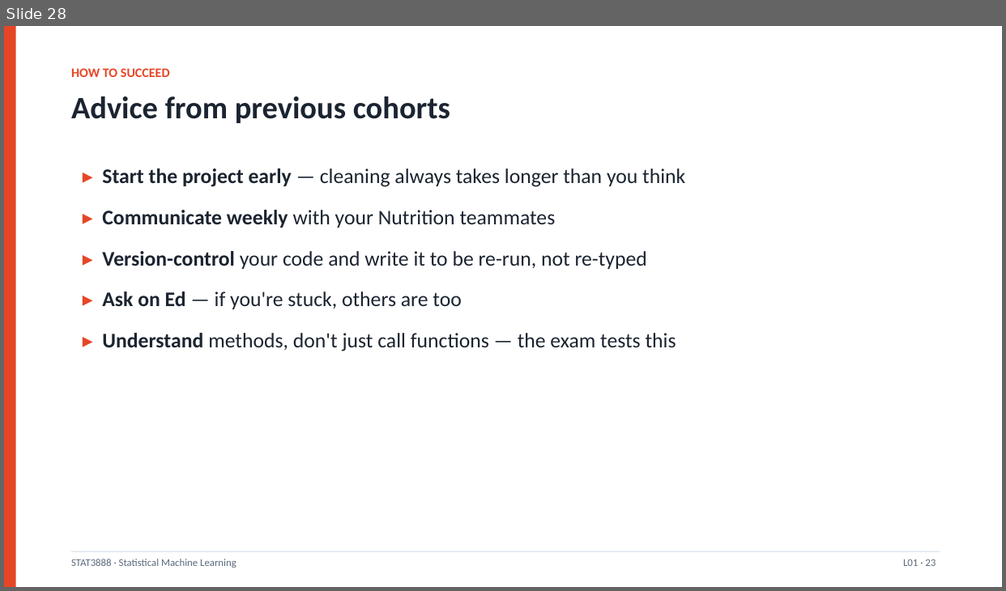
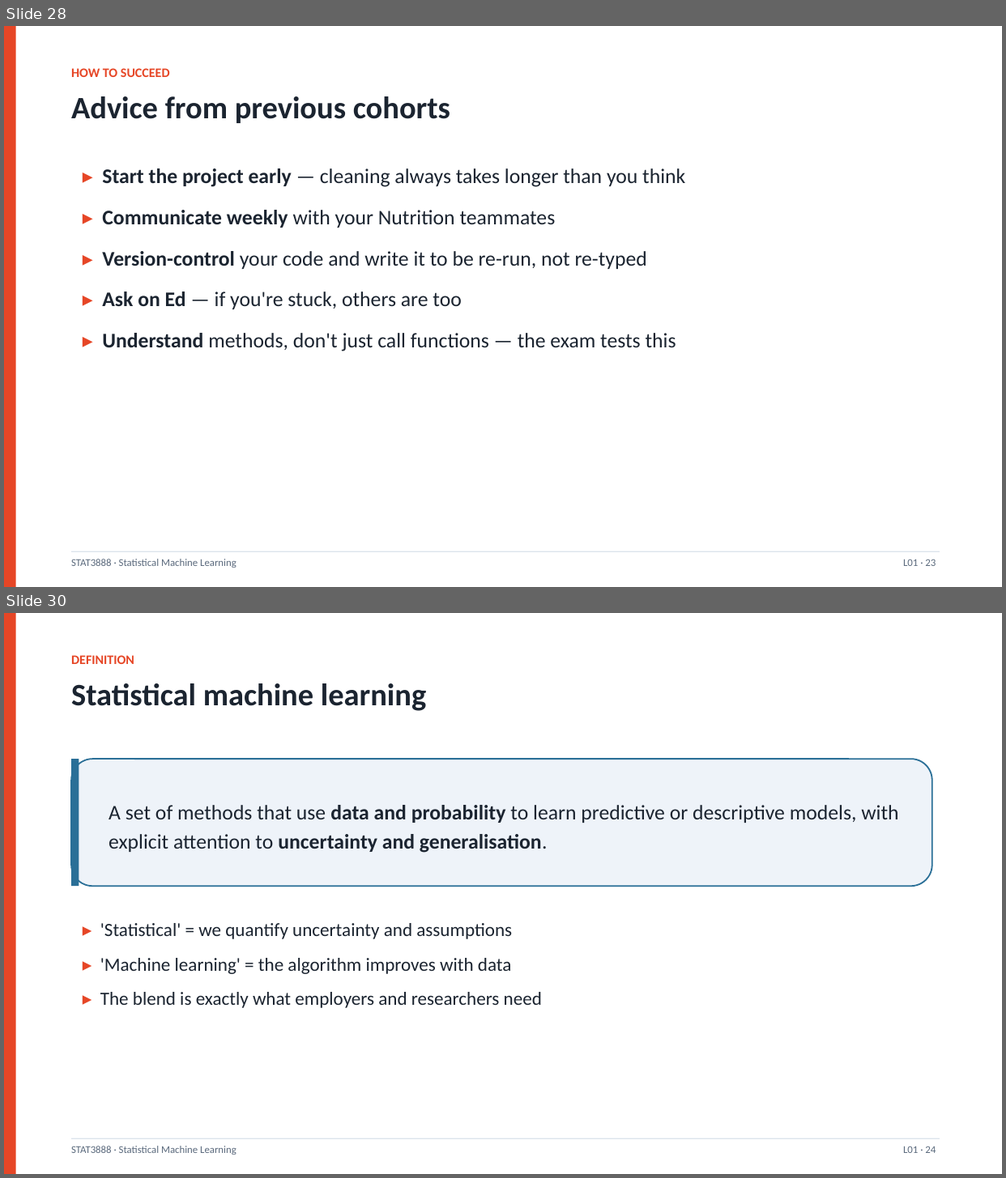
Before and after one commit to liuyizhou0402/data-analysis, a slide deck: STAT3888_course/Lecture01_Introduction.pptx. Shown one above the other, each under a label of ours: slide 28 before the commit, slides 28 and 30 after it; the slides between them are not shown. The pictures are 1006x591 and 1006x1178 pixels, drawn with LibreOffice and Linux fonts; fonts in the diff are those of the drawing. Boxes give left, top, right and bottom in pixels: in the first picture for what was removed or moved away, otherwise in the second. Text is boxed around its words. In the diff, an @@ line names an element or a change of style, - is before the commit and + after.

```diff
--- a/STAT3888_course/Lecture01_Introduction.pptx
+++ b/STAT3888_course/Lecture01_Introduction.pptx
@@ slide 30 added at (x1=4, y1=613, x2=1002, y2=1174), background #FFFFFF @@
@@ rectangle added at (x1=4, y1=613, x2=16, y2=1174), fill #E64626 @@
@@ text added at (x1=71, y1=655, x2=134, y2=664), 12.5 pt, text #E64626, bold @@
+DEFINITION
@@ text added at (x1=71, y1=683, x2=426, y2=711), 30 pt, text #1B2430, bold @@
+Statistical machine learning
@@ rounded rectangle added at (x1=71, y1=759, x2=932, y2=886), fill #EEF3F9, outline #2A6F97 1.4 pt @@
@@ rectangle added at (x1=71, y1=759, x2=79, y2=886), fill #2A6F97 @@
@@ text added at (x1=108, y1=805, x2=898, y2=853), 20 pt, text #1B2430 @@
+A set of methods that use data and probability to learn predictive or descriptive models, with explicit attention to uncertainty and generalisation.
@@ text added at (x1=100, y1=923, x2=542, y2=1008), 18 pt, text #1B2430 @@
+▸ 'Statistical' = we quantify uncertainty and assumptions
+▸ 'Machine learning' = the algorithm improves with data
+▸ The blend is exactly what employers and researchers need
@@ rectangle added at (x1=71, y1=1139, x2=940, y2=1139), fill #DCE3EC @@
@@ text added at (x1=71, y1=1146, x2=236, y2=1155), 10 pt, text #5B6A7D @@
+STAT3888 · Statistical Machine Learning
@@ text added at (x1=903, y1=1146, x2=936, y2=1153), 10 pt, text #5B6A7D @@
+L01 · 24
```
Also in this commit, not shown: 1 slide changed, 31 other slides added, 5 other files.
